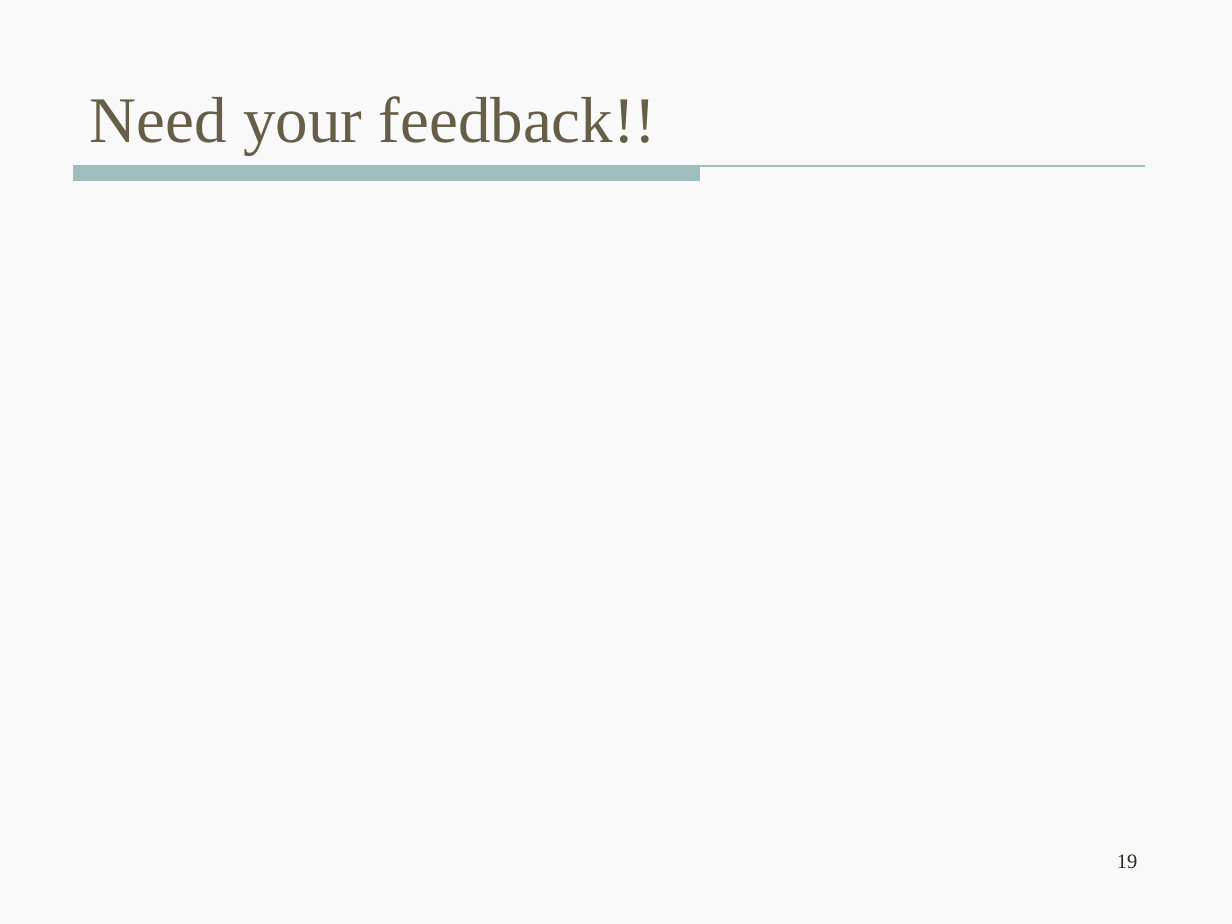
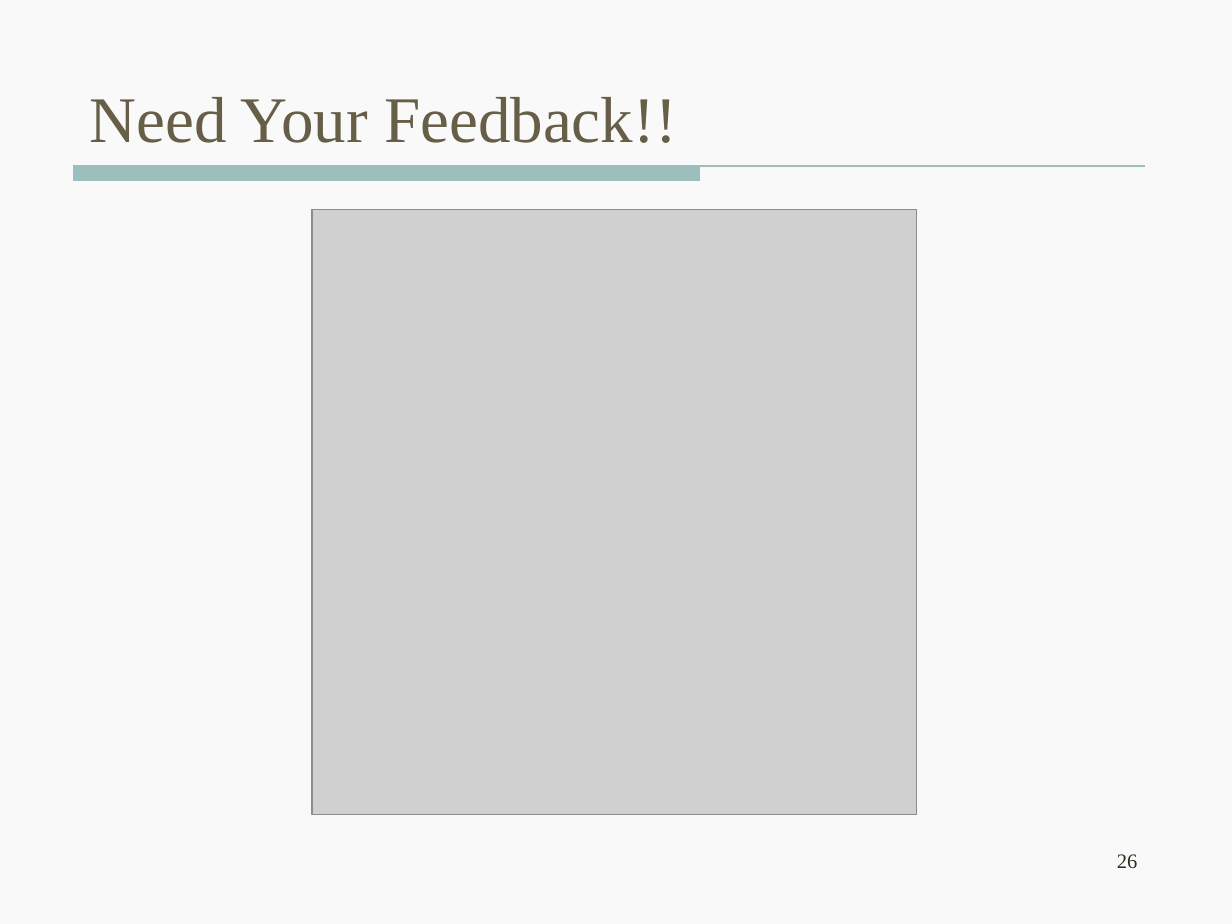
Before and after one commit to wencanluo/NLPFall2013, a slide deck: slide 26 of doc/12.06.2013 Meeting/DSTC2-12-16-2013.pptx (slide 19 before the commit). Drawn at 1232x924 pixels with LibreOffice and Linux fonts; fonts in the diff are those of the drawing; grey boxes stand for pictures. Boxes give left, top, right and bottom in pixels: in the first picture for what was removed or moved away, otherwise in the second. Text is boxed around its words. In the diff, an @@ line names an element or a change of style, - is before the commit and + after.

```diff
--- a/doc/12.06.2013 Meeting/DSTC2-12-16-2013.pptx
+++ b/doc/12.06.2013 Meeting/DSTC2-12-16-2013.pptx
@@ title at (90, 97, 677, 143): text changed @@
-Need your feedback!!
+Need Your Feedback!!
@@ picture added at (312, 209, 917, 814) @@
@@ page number at (1117, 854, 1137, 868): text changed @@
-19
+26
```
Also in this commit, not shown: 11 other slides changed, 11 slides added, 4 slides removed, 8 other files.
